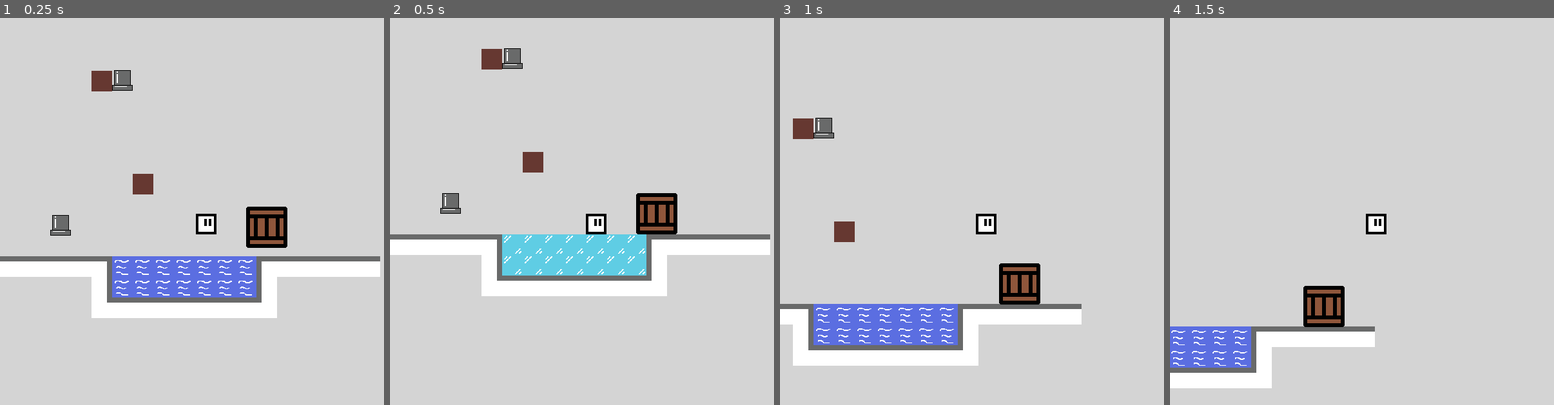
Above: before the commit, frames 1-4 (left to right).
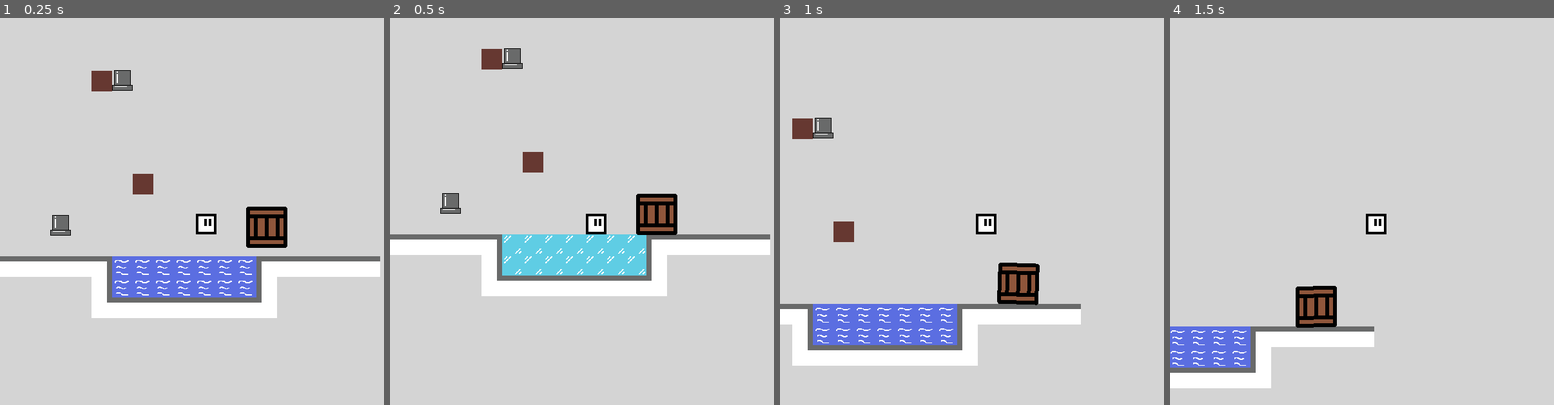
Above: after the commit, the same moments.

Repository: DragonSkywalker/Freezing-Touch
Game: Godot game, scene res://Main_Scenes/world.tscn
Two runs of this game, one before a commit and one after it. Both use one fixed random seed, a clock stepped at 60 frames per second and the inputs below. This scene is started directly instead of the project's main scene.
Inputs:
- Up to frame 1 (0.25 s): no input
- Up to frame 2 (0.5 s): no input
- Up to frame 3 (1 s): hold Right (ui_right) from 0.53 s (still down); tap Up (ui_up) at 0.77 s
- Up to frame 4 (1.5 s): keep holding Right (ui_right)

Frame 1 is identical in both runs. In frame 2, 0.1% of the frame differs, in the area x 64-75%, y 45-57%; in frame 3, 0.6%; in frame 4, 0.8%, in the area x 0-54%, y 69-96%.

Commit message:
Failed changes attempted on Box
I am scrapping box from this game

Diff:
--- a/Main_Scenes/Levels/Level2.tscn
+++ b/Main_Scenes/Levels/Level2.tscn
@@ -14,7 +14,7 @@
 script = SubResource("GDScript_4msi2")
 
 [node name="MyTileMap" parent="." instance=ExtResource("1_ktvk6")]
-layer_0/tile_data = PackedInt32Array(65535, 131073, 1, 13107 …(2345 unchanged characters)… 5, 131073, 1, 917510, 0, 65536, 983046, 0, 65536, 1048582, 65537, 0, 1114118, 65537, 1, 1179654, 65537, 1, 1245190, 65537, 1, 1245191, 65537, 1, 1179655, 65537, 1, 1114119, 65537, 1, 1048583, 65537, 0, 983047, 0, 65536, 983048, 0, 65536, 1048584, 65537, 0, 1114120, 65537, 1, 1179656, 65537, 1, 1245192, 65537, 1, 1245193, 65537, 1, 1179657, 65537, 1, 1114121, 65537, 1, 1048585, 65537, 0, 983049, 0, 65536, 983050, 0, 65536, 1048586, 65537, 0, 1114122, 65537, 1, 1179658, 65537, 1, 1245194, 65537, 1, 1245195, 65537, 1, 1179659, 65537, 1, 1114123, 65537, 1, 1048587, 65537, 0, 983051, 0, 65536, 983052, 0, 65536, 1048588, 65537, 0, 1114124, 65537, 1, 1179660, 65537, 1, 1245196, 65537, 1, 1245197, 65537, 1, 1179661, 65537, 1, 1114125, 65537, 1, 1048589, 65537, 0, 983053, 0, 65536, 983054, 1, 1, 1048590, 262145, 1, 1114 …(541 unchanged characters)…
+layer_0/tile_data = PackedInt32Array(65535, 131073, 1, 13107 …(2345 unchanged characters)… 5, 131073, 1, 917510, 0, 65536, 983046, 65537, 0, 1048582, 65537, 0, 1114118, 65537, 1, 1179654, 65537, 1, 1245190, 65537, 1, 1245191, 65537, 1, 1179655, 65537, 1, 1114119, 65537, 1, 1048583, 65537, 0, 983047, 65537, 0, 983048, 65537, 0, 1048584, 65537, 0, 1114120, 65537, 1, 1179656, 65537, 1, 1245192, 65537, 1, 1245193, 65537, 1, 1179657, 65537, 1, 1114121, 65537, 1, 1048585, 65537, 0, 983049, 65537, 0, 983050, 65537, 0, 1048586, 65537, 0, 1114122, 65537, 1, 1179658, 65537, 1, 1245194, 65537, 1, 1245195, 65537, 1, 1179659, 65537, 1, 1114123, 65537, 1, 1048587, 65537, 0, 983051, 65537, 0, 983052, 65537, 0, 1048588, 65537, 0, 1114124, 65537, 1, 1179660, 65537, 1, 1245196, 65537, 1, 1245197, 65537, 1, 1179661, 65537, 1, 1114125, 65537, 1, 1048589, 65537, 0, 983053, 65537, 0, 983054, 1, 1, 1048590, 262145, 1, 1114 …(541 unchanged characters)…
 
 [node name="Player" parent="." instance=ExtResource("2_g734y")]
 position = Vector2(80, 432)
@@ -22,3 +22,5 @@
 [node name="Button" parent="." instance=ExtResource("3_d7lla")]
 offset_right = 40.0
 offset_bottom = 40.0
+
+[connection signal="body_entered" from="MyTileMap/Stairs" to="MyTileMap/Stairs" method="_on_body_entered" flags=18]
--- a/Main_Scenes/Levels/Level3.tscn
+++ b/Main_Scenes/Levels/Level3.tscn
@@ -32,5 +32,3 @@
 
 [node name="Outlet" parent="Node" instance=ExtResource("5_1lkjw")]
 position = Vector2(272, 240)
-
-[connection signal="body_entered" from="MyTileMap/Stairs" to="MyTileMap/Stairs" method="_on_body_entered" flags=18]
--- a/Tiles/box.gd
+++ b/Tiles/box.gd
@@ -1,5 +1,6 @@
 extends RigidBody2D
 
+var frozen = false
 
 # Called when the node enters the scene tree for the first time.
 func _ready():
@@ -8,4 +9,16 @@
 
 # Called every frame. 'delta' is the elapsed time since the previous frame.
 func _process(delta):
-	pass
+	check_ice()
+	if frozen:
+		sleeping = true
+	else:
+		sleeping = false
+
+func check_ice():
+	var overlapps = get_node("Area2D").get_overlapping_bodies()
+	for n in overlapps:
+		if n is Water and n.actually_frozen:
+			frozen = true
+			return
+	frozen = false
--- a/Tiles/box.tscn
+++ b/Tiles/box.tscn
@@ -1,13 +1,15 @@
-[gd_scene load_steps=4 format=3 uid="uid://bixrxxul1six3"]
+[gd_scene load_steps=5 format=3 uid="uid://bixrxxul1six3"]
 
 [ext_resource type="Script" path="res://Tiles/box.gd" id="1_rc2y6"]
 [ext_resource type="Texture2D" uid="uid://b8bjlfkotdtmc" path="res://Assets/bigbox.png" id="2_qdo64"]
 
 [sub_resource type="RectangleShape2D" id="RectangleShape2D_ktbgt"]
-size = Vector2(64, 64)
+size = Vector2(62, 62)
+
+[sub_resource type="RectangleShape2D" id="RectangleShape2D_017sf"]
+size = Vector2(56, 56)
 
 [node name="Box" type="RigidBody2D"]
-lock_rotation = true
 script = ExtResource("1_rc2y6")
 
 [node name="CollisionShape2D" type="CollisionShape2D" parent="."]
@@ -15,3 +17,8 @@
 
 [node name="Sprite2D" type="Sprite2D" parent="."]
 texture = ExtResource("2_qdo64")
+
+[node name="Area2D" type="Area2D" parent="."]
+
+[node name="CollisionShape2D2" type="CollisionShape2D" parent="Area2D"]
+shape = SubResource("RectangleShape2D_017sf")
